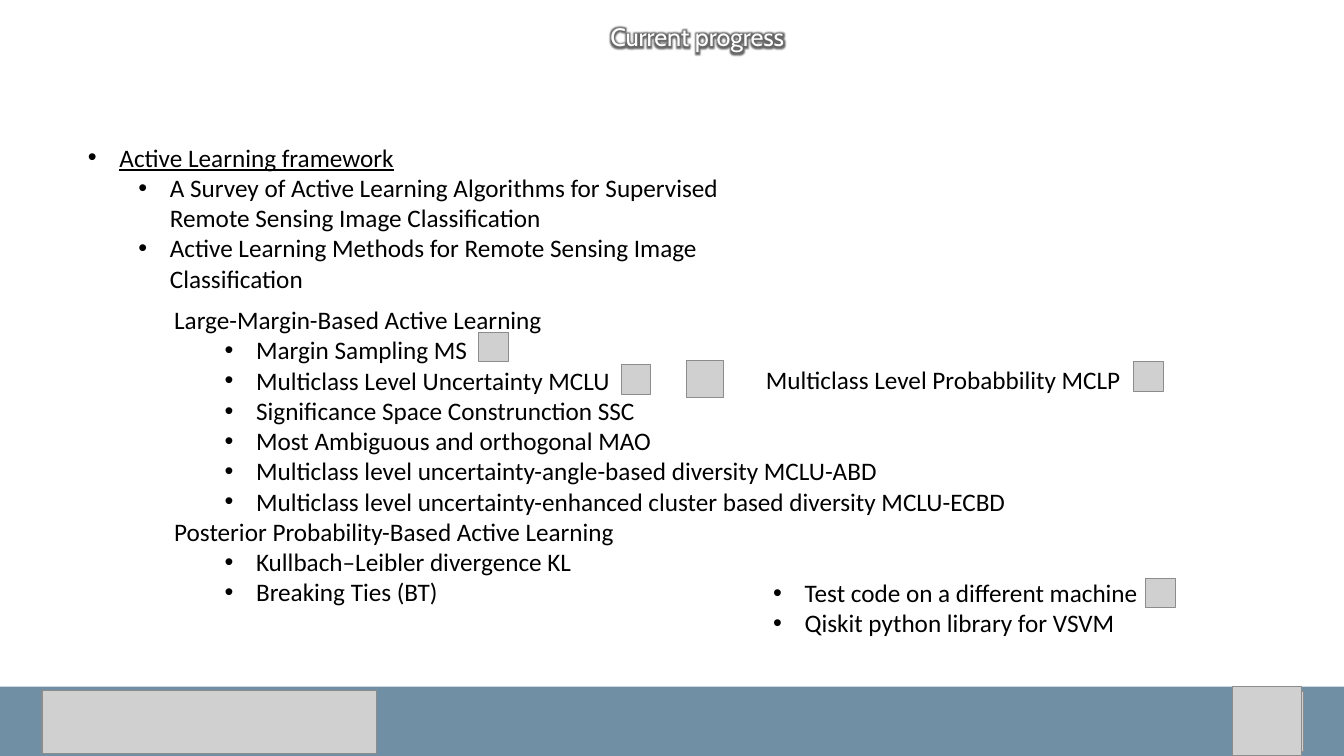
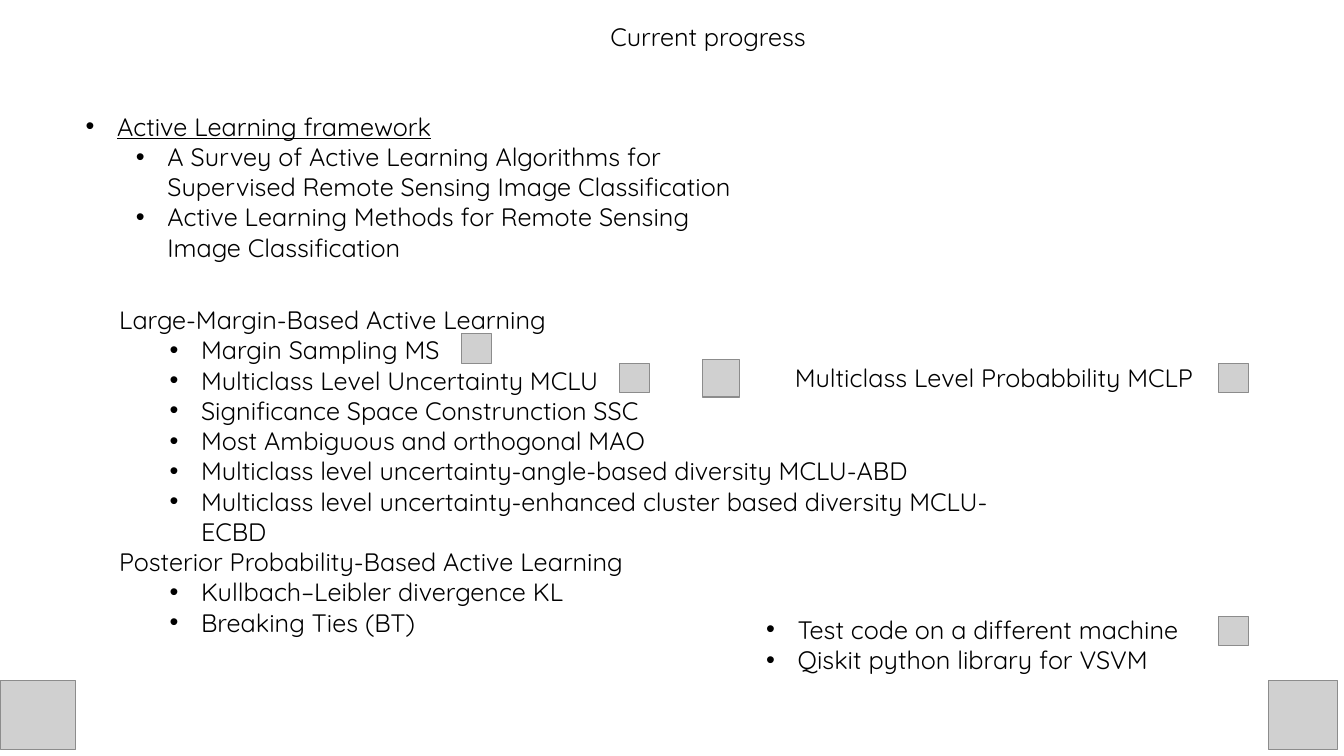
Before and after one commit to carls31/active-learning-virtual-SVM, a slide deck: slide 7 of presentation_CARLASSARA_10601118.pptx. Drawn at 1344x756 pixels with LibreOffice and Linux fonts; fonts in the diff are those of the drawing; grey boxes stand for pictures. Boxes give left, top, right and bottom in pixels: in the first picture for what was removed or moved away, otherwise in the second. Text is boxed around its words. In the diff, an @@ line names an element or a change of style, - is before the commit and + after.

```diff
--- a/presentation_CARLASSARA_10601118.pptx
+++ b/presentation_CARLASSARA_10601118.pptx
@@ text "Current progress" at (610, 28, 806, 51): font Cabin to Quicksand, text colour #FFFFFF to #000000, letter spacing -0.1 to 0 pt @@
@@ text "Active Learning framework": place and size @@
-text "Active Learning framework" at (119, 149, 717, 289)
+text "Active Learning framework" at (117, 117, 730, 262)
@@ text "Large-Margin-Based Active Learning": place and size @@
-text "Large-Margin-Based Active Learning" at (174, 311, 1005, 606)
+text "Large-Margin-Based Active Learning" at (119, 310, 987, 637)
@@ picture: place and size @@
-picture at (479, 333, 508, 362)
+picture at (462, 334, 491, 363)
@@ text "Multiclass Level Probabbility MCLP": place and size @@
-text "Multiclass Level Probabbility MCLP" at (766, 371, 1121, 393)
+text "Multiclass Level Probabbility MCLP" at (795, 368, 1193, 392)
@@ picture: place and size @@
-picture at (687, 361, 724, 398)
+picture at (703, 360, 740, 397)
@@ picture removed at (1134, 362, 1164, 391) @@
@@ picture added at (1219, 363, 1248, 392) @@
@@ picture removed at (1146, 579, 1176, 608) @@
@@ font Calibri to Quicksand in 4 elements at (117, 117, 730, 262), (119, 310, 987, 637), (795, 368, 1193, 392), (798, 620, 1178, 674) @@
@@ text "Test code on a different ...": place and size @@
-text "Test code on a different ..." at (805, 584, 1138, 636)
+text "Test code on a different ..." at (798, 620, 1178, 674)
@@ picture added at (1219, 616, 1248, 645) @@
@@ freeform shape removed at (0, 687, 1344, 756) @@
@@ picture added at (1, 681, 76, 750) @@
@@ picture: place and size @@
-picture at (1233, 687, 1303, 756)
+picture at (1268, 681, 1338, 750)
@@ picture removed at (42, 691, 377, 754) @@
@@ picture removed at (1243, 692, 1304, 752) @@
```
Also in this commit, not shown: 6 other slides changed, 4 slides added, 4 slides removed, 18 other files.
